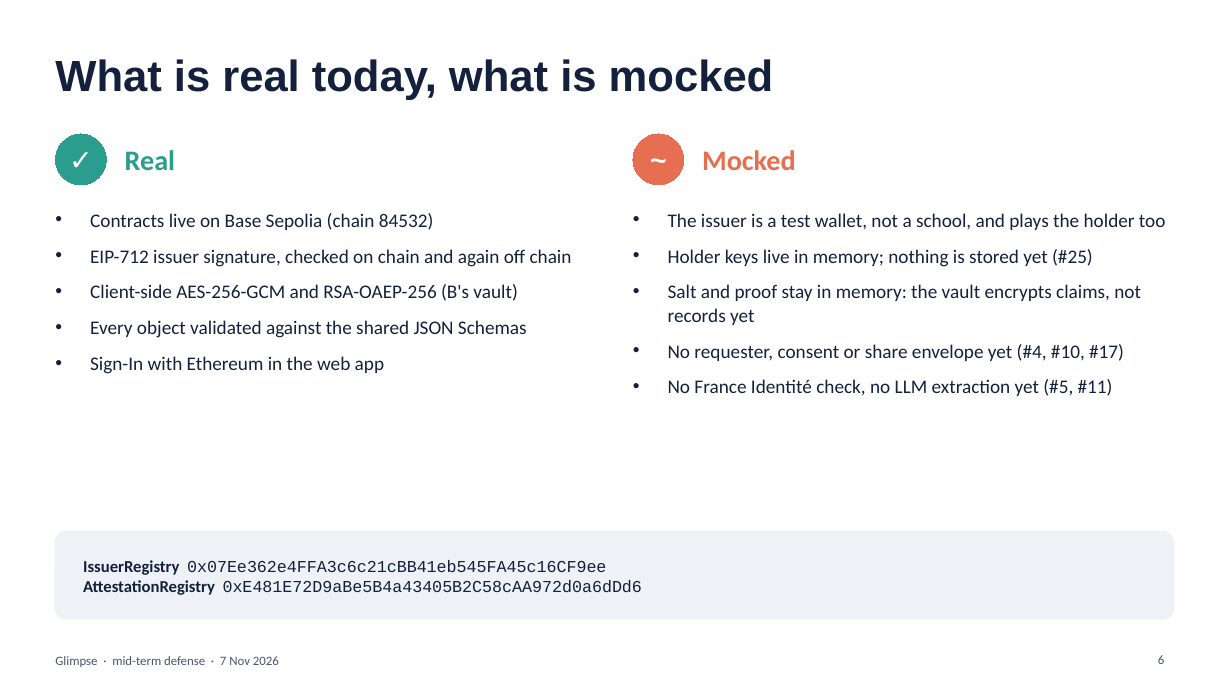
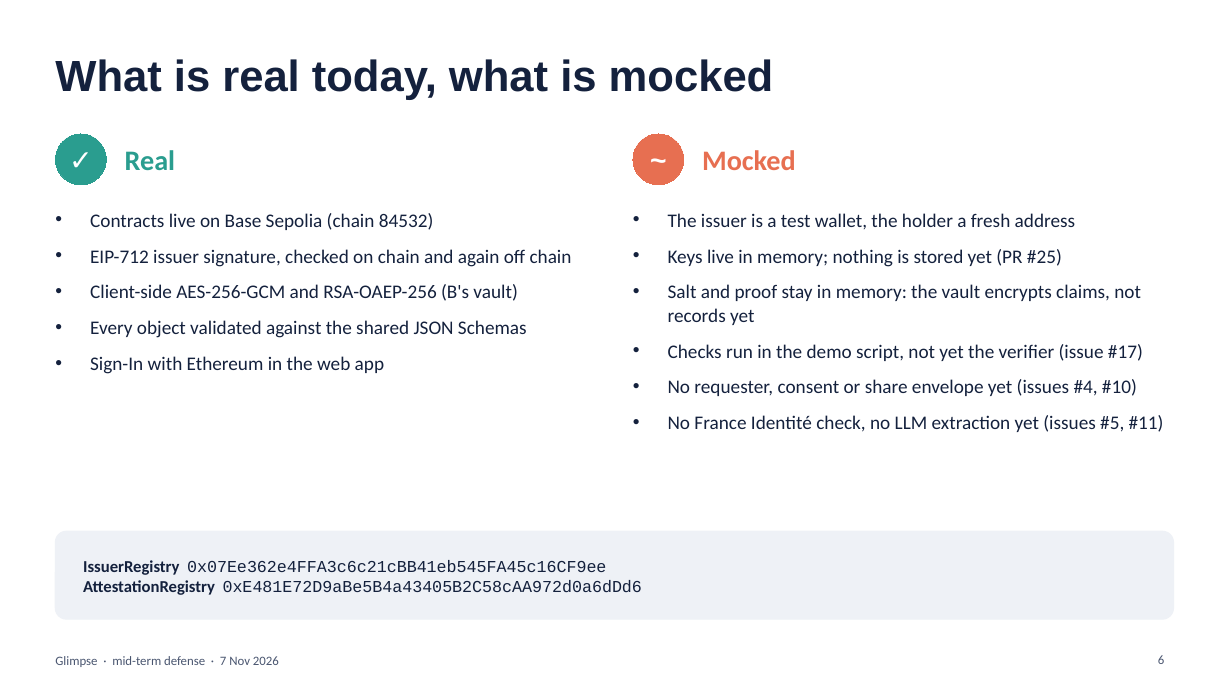
Before and after one commit to CouturierNathan/Glimpse, a slide deck: slide 6 of docs/mid-term-demo.pptx. Drawn at 1232x693 pixels with LibreOffice and Linux fonts; fonts in the diff are those of the drawing. Boxes give left, top, right and bottom in pixels: in the first picture for what was removed or moved away, otherwise in the second. Text is boxed around its words. In the diff, an @@ line names an element or a change of style, - is before the commit and + after.

Commit message:
Assert the live status and keep the holder off chain in the demo (#20)
The demo printed the attestation status without checking it; it now
asserts active after anchoring and revoked after revocation. The holder
defaulted to the issuer wallet, which put the holder's address on chain
as the signer; a fresh address now stands in for the holder.

The slides now separate what exists from what is planned, list the
issuer metadata among what is on chain, and add the inline checks to
what is mocked.

```diff
--- a/docs/mid-term-demo.pptx
+++ b/docs/mid-term-demo.pptx
@@ text at (668, 213, 1075, 267): text changed @@
-• The issuer is a test wallet, not a school, and plays the holder too
-• Holder keys live in memory; nothing is stored yet (#25)
+• The issuer is a test wallet, the holder a fresh address
+• Keys live in memory; nothing is stored yet (PR #25)
@@ text at (668, 344, 1164, 432): text changed @@
-• No requester, consent or share envelope yet (#4, #10, #17)
-• No France Identité check, no LLM extraction yet (#5, #11)
+• Checks run in the demo script, not yet the verifier (issue #17)
+• No requester, consent or share envelope yet (issues #4, #10)
+• No France Identité check, no LLM extraction yet (issues #5, #11)
```
Also in this commit, not shown: 5 other slides changed, 1 other file.
